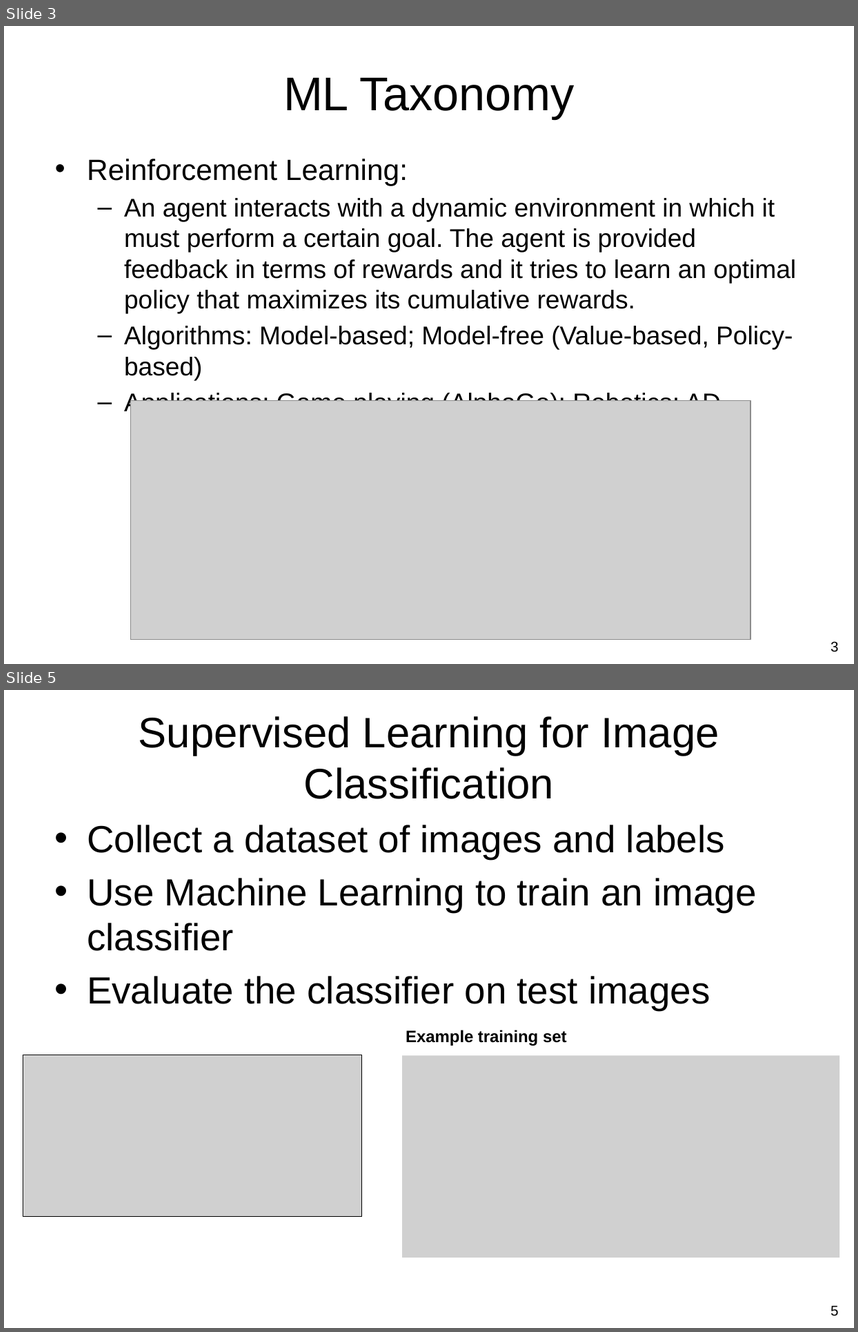
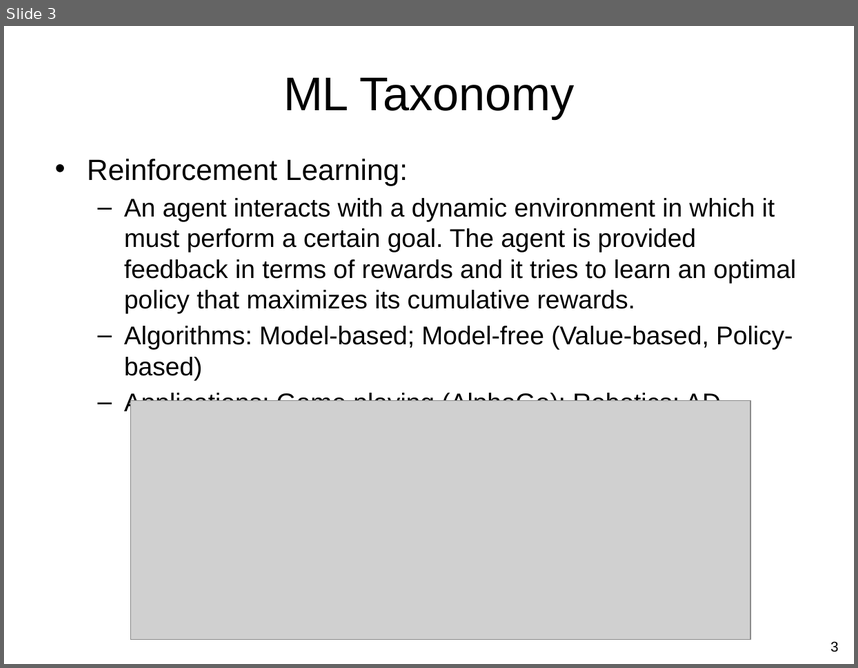
Before and after one commit to guzonghua/saav, a slide deck: PPTs/L3 Intro to ML.pptx. Shown one above the other, each under a label of ours: slides 3 and 5 before the commit, slide 3 after it; the slides between them are not shown. The pictures are 858x1332 and 858x668 pixels, drawn with LibreOffice and Linux fonts; fonts in the diff are those of the drawing; grey boxes stand for pictures. Boxes give left, top, right and bottom in pixels: in the first picture for what was removed or moved away, otherwise in the second. Text is boxed around its words. In the diff, an @@ line names an element or a change of style, - is before the commit and + after.

```diff
--- a/PPTs/L3 Intro to ML.pptx
+++ b/PPTs/L3 Intro to ML.pptx
@@ slide 5 removed at (4, 690, 854, 1328), background #FFFFFF @@
@@ title removed at (139, 716, 719, 799) @@
-Supervised Learning for Image Classification
@@ text removed at (87, 825, 756, 1010) @@
-• Collect a dataset of images and labels
-• Use Machine Learning to train an image classifier
-• Evaluate the classifier on test images
@@ text removed at (406, 1029, 566, 1045) @@
-Example training set
@@ freeform shape removed at (23, 1055, 362, 1216) @@
@@ picture removed at (23, 1056, 361, 1216) @@
@@ picture removed at (403, 1056, 840, 1257) @@
@@ page number removed at (831, 1305, 838, 1316) @@
-5
```
Also in this commit, not shown: 9 slides changed, 2 slides added, 14 other files.
